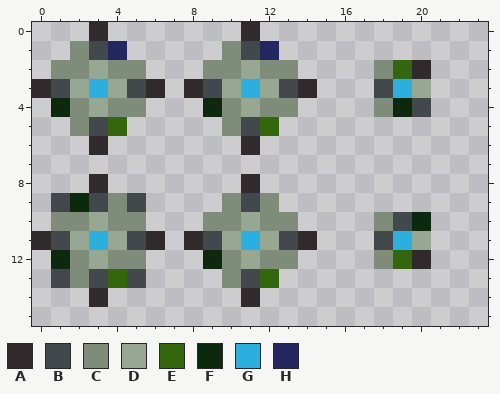
Edited in one commit: pixel-art sprite (Entities/Spells/Spikeorb/SpikeOrb.png). The first picture shows the starting point.
The file is 32x32 pixels. Shown: x 0..23, y 0..15.
Palette (. is transparent): A #312a2c  B #42484b  C #7e8c79  D #97a792  E #33660d  F #0d290d  G #2cafde  H #222760
Now the later version:
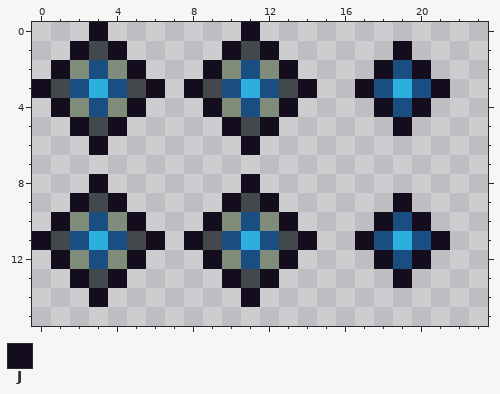
Colours new in this view: J #130d1d
Change:
@@ palette @@
-D #97a792
+D #1a4e83
@@ x 0..23 @@
- 0 ...A.......A............
- 1 ..CBH.....CBH...........
- 2 .CCDCC...CCDCC....CEA...
- 3 ABDGDBA.ABDGDBA...BGD...
- 4 .FCDCC...FCDCC....CFB...
- 5 ..CBE.....CBE...........
- 6 ...A.......A............
+ 0 ...J.......J............
+ 1 ..JBJ.....JBJ......J....
+ 2 .JCDCJ...JCDCJ....JDJ...
+ 3 JBDGDBJ.JBDGDBJ..JDGDJ..
+ 4 .JCDCJ...JCDCJ....JDJ...
+ 5 ..JBJ.....JBJ......J....
+ 6 ...J.......J............
  7 ........................
- 8 ...A.......A............
- 9 .BFBCB....CBC...........
-10 .CCDCC...CCDCC....CBF...
-11 ABDGDBA.ABDGDBA...BGD...
-12 .FCDCC...FCDCC....CEA...
-13 .BCBEB....CBE...........
-14 ...A.......A............
+ 8 ...J.......J............
+ 9 ..JBJ.....JBJ......J....
+10 .JCDCJ...JCDCJ....JDJ...
+11 JBDGDBJ.JBDGDBJ..JDGDJ..
+12 .JCDCJ...JCDCJ....JDJ...
+13 ..JBJ.....JBJ......J....
+14 ...J.......J............
 15 ........................
